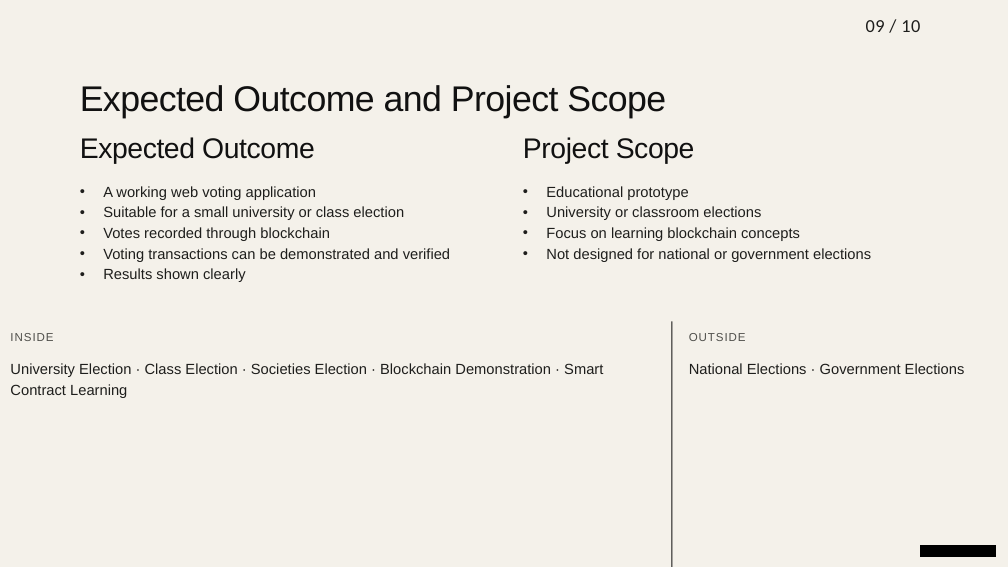
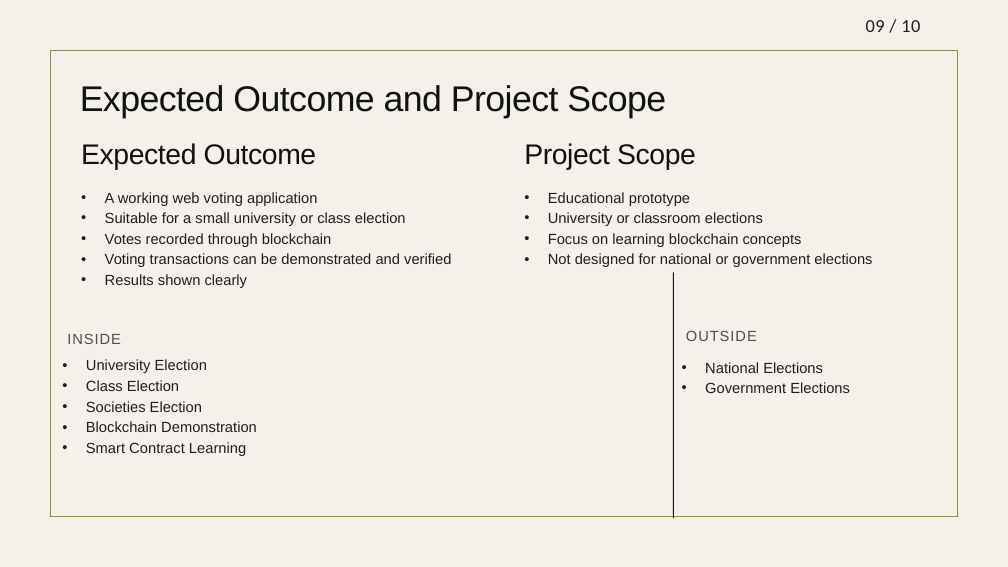
Before and after one commit to Sharaiz333/Blockchain-project_E-Voting-System, a slide deck: slide 9 of Documentation/Blockchain-Based-Voting-System.pptx. Drawn at 1008x567 pixels with LibreOffice and Linux fonts; fonts in the diff are those of the drawing; background and template pictures are left out. Boxes give left, top, right and bottom in pixels: in the first picture for what was removed or moved away, otherwise in the second. Text is boxed around its words. In the diff, an @@ line names an element or a change of style, - is before the commit and + after.

```diff
--- a/Documentation/Blockchain-Based-Voting-System.pptx
+++ b/Documentation/Blockchain-Based-Voting-System.pptx
@@ rectangle added at [50,51,957,517], outline #83992A 1.25 pt @@
@@ 4 texts: place and size @@
-4 texts at [80,137,871,282]
+4 texts at [81,143,872,288]
@@ rectangle: place and size @@
-rectangle at [671,321,672,567]
+rectangle at [673,272,674,518]
@@ text "INSIDE": place and size @@
-text "INSIDE" at [10,333,53,341]
+text "INSIDE" at [67,334,121,344]
@@ text "INSIDE" at [67,334,121,344]: size 11 to 14 pt @@
@@ text "OUTSIDE" at [686,331,757,341]: size 11 to 14 pt @@
@@ text at [86,359,257,456]: text changed @@
-University Election · Class Election · Societies Election · Blockchain Demonstration · Smart Contract Learning
+• University Election
+• Class Election
+• Societies Election
+• Blockchain Demonstration
+• Smart Contract Learning
@@ text at [705,362,850,393]: text changed @@
-National Elections · Government Elections
+• National Elections
+• Government Elections
@@ rectangle removed at [921,545,996,557] @@
```
Also in this commit, not shown: 9 other slides changed, 1 slide added.
